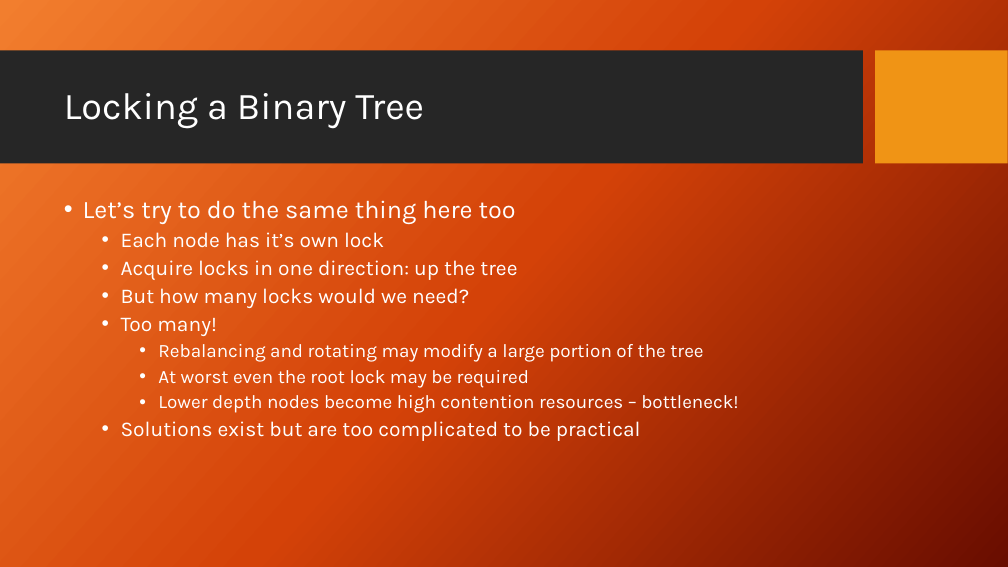
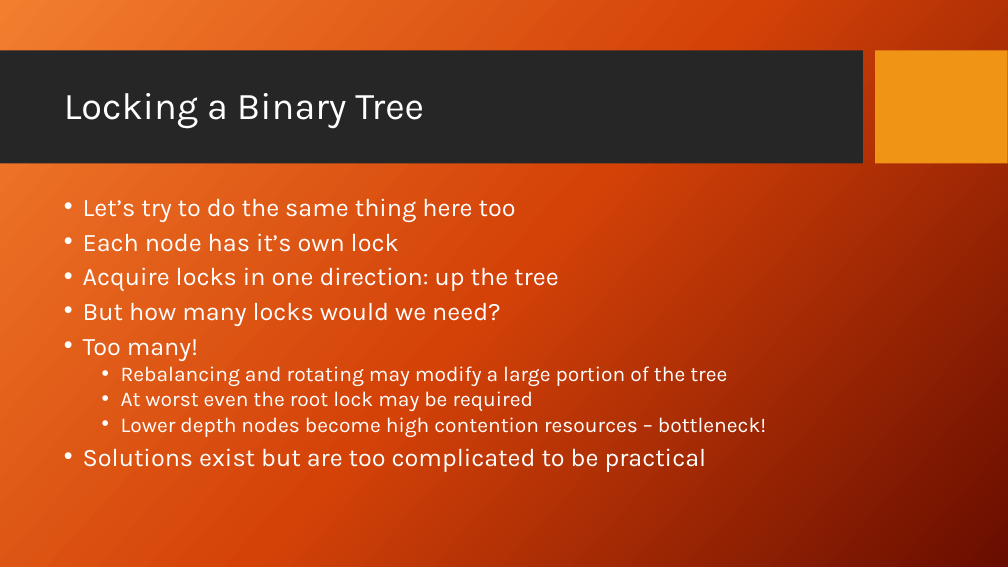
Before and after one commit to DroidX86/skip-stats, a slide deck: slide 9 of seminar.pptx (slide 10 before the commit). Drawn at 1008x567 pixels with LibreOffice and Linux fonts; fonts in the diff are those of the drawing; background and template pictures are left out. Boxes give left, top, right and bottom in pixels: in the first picture for what was removed or moved away, otherwise in the second. Text is boxed around its words. In the diff, an @@ line names an element or a change of style, - is before the commit and + after.

```diff
--- a/seminar.pptx
+++ b/seminar.pptx
@@ text "Let’s try to do the ..." at (83,198,766,472): size 20 to 24 pt in "Each node has it’s own lock", "Acquire locks in one direction: up the ...", "But how many locks would we need?", "Too many!" and 1 more places; size 18 to 20 pt in "Rebalancing and rotating may modify a large ...", "At worst even the root lock may ...", "Lower depth nodes become high contention resources ..."; line spacing 0.9 to 0.8; list level 2 to 1 in "Each node has it’s own ..."; list level 2 to 1 in "Acquire locks in one direction: ..."; list level 2 to 1 in "But how many locks would ..."; list level 2 to 1 in "Too many!"; list level 3 to 2 in "Rebalancing and rotating may modify ..."; list level 3 to 2 in "At worst even the root ..."; list level 3 to 2 in "Lower depth nodes become high ..."; list level 2 to 1 in "Solutions exist but are too ..." @@
```
Also in this commit, not shown: 10 other slides changed, 2 slides added, 1 slide removed, 13 other files.
